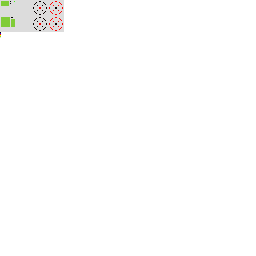
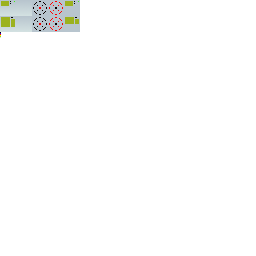
Revision of a layered 256×256 image; what changed, layer by layer:
painted on "Hintergrund" over [0, 0, 80, 32]
